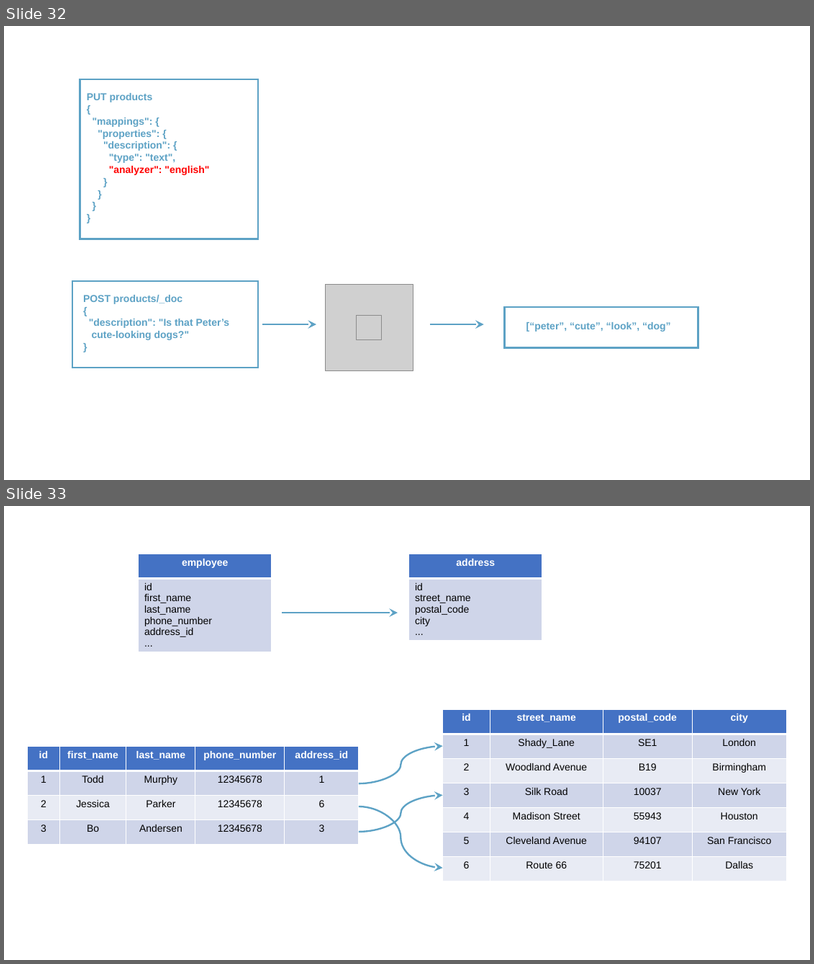
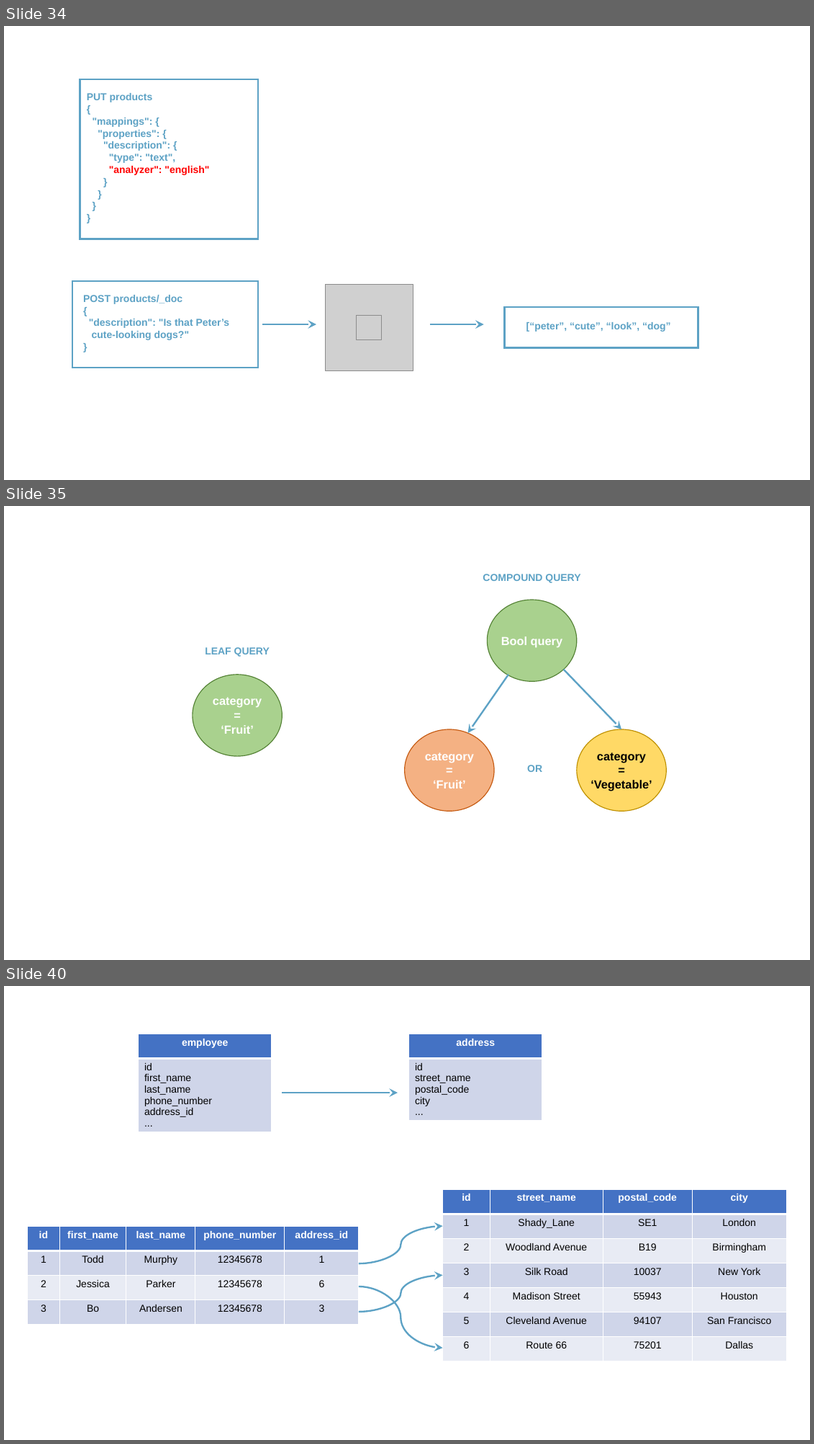
Before and after one commit to rudaks-han/book-summary, a slide deck: complete-guide-to-elasticsearch/elasticsearch.pptx. Shown one above the other, each under a label of ours: slides 32 and 33 before the commit, slides 34, 35 and 40 after it; the slides between them are not shown. The pictures are 814x964 and 814x1444 pixels, drawn with LibreOffice and Linux fonts; fonts in the diff are those of the drawing; grey boxes stand for pictures. Boxes give left, top, right and bottom in pixels: in the first picture for what was removed or moved away, otherwise in the second. Text is boxed around its words. In the diff, an @@ line names an element or a change of style, - is before the commit and + after.

```diff
--- a/complete-guide-to-elasticsearch/elasticsearch.pptx
+++ b/complete-guide-to-elasticsearch/elasticsearch.pptx
@@ slide 35 added at box(4, 506, 810, 960), background #FFFFFF @@
@@ text added at box(483, 574, 581, 583), 12 pt, text #5DA2C5, bold @@
+COMPOUND QUERY
@@ ellipse added at box(487, 600, 577, 682), fill #A9D18E, outline #548235 1 pt @@
@@ text added at box(205, 647, 270, 656), 12 pt, text #5DA2C5, bold @@
+LEAF QUERY
@@ text added at box(502, 636, 563, 647), 14 pt, text #FFFFFF, bold @@
+Bool query
@@ ellipse added at box(193, 674, 282, 756), fill #A9D18E, outline #548235 1 pt @@
@@ arrow added from (509, 674) to (468, 733), #5DA2C5 2 pt @@
@@ arrow added from (564, 669) to (622, 729), #5DA2C5 2 pt @@
@@ text added at box(213, 697, 262, 734), 14 pt, text #FFFFFF, bold @@
+category
+=
+‘Fruit’
@@ ellipse added at box(405, 729, 494, 811), fill #F4B183, outline #C55A11 1 pt @@
@@ ellipse added at box(577, 729, 666, 811), fill #FFD966, outline #BF9000 1 pt @@
@@ text added at box(425, 752, 474, 788), 14 pt, text #FFFFFF, bold @@
+category
+=
+‘Fruit’
@@ text added at box(527, 764, 543, 772), 12 pt, text #5DA2C5, bold @@
+OR
@@ text added at box(591, 752, 652, 791), 14 pt, text #000000, bold @@
+category
+=
+‘Vegetable’
@@ what was slide 32 is now slide 34 @@
@@ what was slide 33 is now slide 40 @@
```
Also in this commit, not shown: 6 other slides added, 12 other files.
